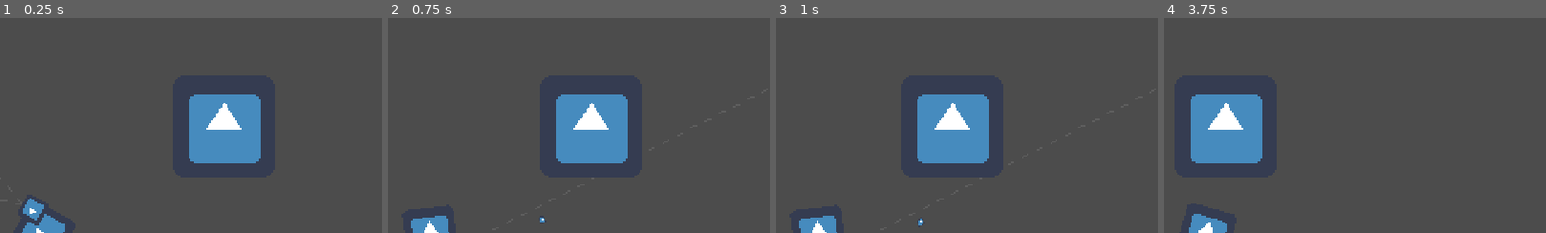
Above: before the commit, frames 1-4 (left to right).
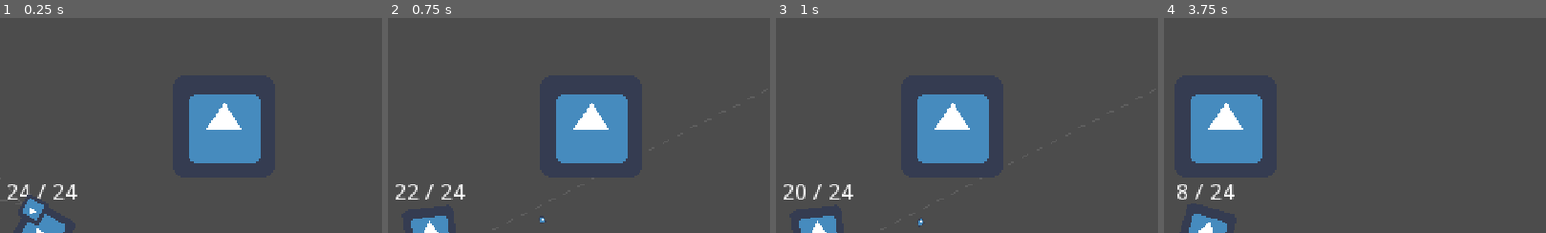
Above: after the commit, the same moments.

Repository: LennyPhoenix/GameOff2021
Game: Godot game, scene res://Prototyping.tscn
Two runs of this game, one before a commit and one after it. Both use one fixed random seed, a clock stepped at 60 frames per second and the inputs below. The engine's default icon, where the game draws it, is replaced by a stand-in: a white triangle on a blue panel in a dark square.
Inputs (mouse positions are % of the whole screen's width and height, from its top left):
- Up to frame 1 (0.25 s): no input
- Up to frame 2 (0.75 s): tap Enter at 0.5 s; move the mouse to (72, 45) at 0.52 s; press the mouse at (72, 45) at 0.53 s; hold D (right) from 0.53 s (still down)
- Up to frame 3 (1 s): keep holding D (right); right-click (72, 45) at 0.8 s
- Up to frame 4 (3.75 s): move the mouse to (30, 55) at 1.27 s; release D (right) at 1.28 s; release the mouse at (30, 55) at 1.28 s; hold S (down) 1.28-2.03 s; right-click (30, 55) at 1.35 s; click (30, 55) at 1.55 s; move the mouse to (60, 28) at 2.02 s; press the mouse at (60, 28) at 2.03 s; hold D (right) 2.03-2.78 s; right-click (60, 28) at 2.3 s; move the mouse to (45, 70) at 2.77 s; release the mouse at (45, 70) at 2.78 s; hold W (up) 2.78-3.53 s; right-click (45, 70) at 2.85 s; click (45, 70) at 3.05 s; move the mouse to (80, 65) at 3.52 s; press the mouse at (80, 65) at 3.53 s; hold A (left) from 3.53 s (still down)
The pictures show only the part of the screen within x 44-94%, y 0-50%; the shares and areas given below are measured in that part.

The runs differ from the first frame. In frame 1, 0.5% of the frame differs, in the area x 2-21%, y 77-85%; in frame 2, 0.5%; in frame 3, 0.5%; in frame 4, 0.4%.

Commit message:
:sparkles: Add reloading to Gun

Diff:
--- a/project.godot
+++ b/project.godot
@@ -107,6 +107,11 @@
 "events": [ Object(InputEventMouseButton,"resource_local_to_scene":false,"resource_name":"","device":0,"alt":false,"shi …(212 unchanged characters)…
  ]
 }
+reload={
+"deadzone": 0.5,
+"events": [ Object(InputEventKey,"resource_local_to_scene":false,"resource_name":"","device":0,"alt":false,"shift":false,"control":false,"meta":false,"command":false,"pressed":false,"scancode":82,"unicode":0,"echo":false,"script":null)
+ ]
+}
 
 [layer_names]
 
--- a/scenes/Gun.gd
+++ b/scenes/Gun.gd
@@ -1,22 +1,37 @@
 class_name Gun
 extends Node2D
 
+signal fired()
+signal reloaded()
+
+# Bullet
 export var bullet_scene: PackedScene = preload("res://scenes/Bullet.tscn")
+export var rounds_per_second := 8.0
+export var automatic := true
+# Timing
 export var aim_in_time := 0.3
 export var aim_out_time := 0.1
+export var reload_time := 1.2
+# Spread
 export var hip_spread := 40.0
 export var aiming_spread := 8.0
-export var automatic := true
-export var rounds_per_second := 8.0
+# Guides
 export var hip_guide_colour := Color(1.0, 1.0, 1.0, 0.1)
 export var aiming_guide_colour := Color(1.0, 1.0, 1.0, 0.4)
+# Magazine
+export var reload_per_round := false
+export var mag_size := 24
+export var reload_speed_modifier := 0.3
+export var reload_fade_time := 0.05
 
-onready var tween := $Tween
 onready var muzzle: Position2D = $Muzzle
 onready var top_guide: Node2D = $Muzzle/TopGuide
 onready var bottom_guide: Node2D = $Muzzle/BottomGuide
 
 var aiming_weight := 0.0
+var reloading_fade := 0.0
+var reloading := false
+onready var rounds: int = mag_size
 
 var _cooldown := 0.0
 
@@ -24,10 +39,22 @@
 func _process(delta: float) -> void:
 	var spread: float = lerp(hip_spread, aiming_spread, aiming_weight)
 	var guide_colour: Color = lerp(hip_guide_colour, aiming_guide_colour, aiming_weight)
+
+	var has_rounds: bool = (
+		not reloading
+		and (mag_size == 0 or rounds > 0)
+	)
 	var shooting: bool = (
-		Input.is_action_pressed("shoot") and automatic
+		Input.is_action_pressed("shoot")
 		or Input.is_action_just_pressed("shoot")
 	)
+
+	if reloading:
+		reloading_fade += delta / reload_fade_time
+	else:
+		reloading_fade -= delta / reload_fade_time
+	reloading_fade = clamp(reloading_fade, 0, 1)
+	guide_colour = lerp(guide_colour, Color(1.0, 1.0, 1.0, 0.0), reloading_fade)
 
 	_cooldown -= delta
 
@@ -37,11 +64,25 @@
 	bottom_guide.colour = guide_colour
 
 	if shooting and _cooldown <= 0:
-		var bullet: Bullet = bullet_scene.instance()
-		add_child(bullet)
-		bullet.fire(delta, muzzle.global_transform)
+		if has_rounds:
+			var bullet: Bullet = bullet_scene.instance()
+			add_child(bullet)
+			bullet.fire(delta, muzzle.global_transform)
 
-		var random_rot: float = rand_range(-spread / 2, spread / 2)
-		bullet.global_rotation_degrees += random_rot
+			var random_rot: float = rand_range(-spread / 2, spread / 2)
+			bullet.global_rotation_degrees += random_rot
 
-		_cooldown = 1 / rounds_per_second
+			rounds -= 1
+			_cooldown = 1 / rounds_per_second
+			emit_signal("fired")
+		else:
+			reload()
+
+
+func reload() -> void:
+	if not reloading and mag_size > 0 and rounds < mag_size:
+		reloading = true
+		yield(get_tree().create_timer(reload_time), "timeout")
+		rounds = mag_size
+		reloading = false
+		emit_signal("reloaded")
--- a/scenes/Gun.tscn
+++ b/scenes/Gun.tscn
@@ -6,8 +6,6 @@
 
 [node name="Gun" type="Node2D"]
 script = ExtResource( 2 )
-
-[node name="Tween" type="Tween" parent="."]
 
 [node name="Muzzle" type="Position2D" parent="."]
 position = Vector2( 8, 0 )
--- a/scenes/Player.gd
+++ b/scenes/Player.gd
@@ -11,6 +11,19 @@
 
 onready var rotate_group: Node2D = $Rotate
 onready var gun: Gun = $Rotate/Gun
+onready var mag_size: Label = $MagSize
+
+
+func _ready() -> void:
+	update_mag_size()
+
+
+func _on_Gun_fired() -> void:
+	update_mag_size()
+
+
+func _on_Gun_reloaded() -> void:
+	update_mag_size()
 
 
 func _process(_delta: float) -> void:
@@ -28,14 +41,20 @@
 	# Check for Aiming Input
 	sneaking = Input.is_action_pressed("sneak")
 
+	# Check for Reload
+	if Input.is_action_just_pressed("reload"):
+		gun.reload()
+
 
 func _physics_process(delta: float) -> void:
 	# Get Acceleration and Target Speed
 	var acc: float = (acceleration if input_vector else drag) * delta
 	var target_speed: float = move_speed
 
+	if gun.reloading:
+		target_speed *= gun.reload_speed_modifier
 	# Update Sneaking/Aiming
-	if sneaking:
+	elif sneaking:
 		target_speed *= sneaking_speed_multiplier
 		gun.aiming_weight += delta / gun.aim_in_time
 	else:
@@ -47,3 +66,7 @@
 
 	# Move the Body
 	velocity = move_and_slide(velocity)
+
+
+func update_mag_size() -> void:
+	mag_size.text = "%d / %d" % [gun.rounds, gun.mag_size]
--- a/scenes/Player.tscn
+++ b/scenes/Player.tscn
@@ -10,6 +10,17 @@
 [node name="Player" type="KinematicBody2D"]
 collision_layer = 2
 script = ExtResource( 1 )
+
+[node name="MagSize" type="Label" parent="."]
+margin_top = -32.0
+margin_bottom = -18.0
+grow_horizontal = 2
+grow_vertical = 2
+size_flags_horizontal = 4
+align = 2
+__meta__ = {
+"_edit_use_anchors_": false
+}
 
 [node name="Camera2D" type="Camera2D" parent="."]
 current = true
@@ -25,3 +36,6 @@
 
 [node name="CollisionShape2D" type="CollisionShape2D" parent="."]
 shape = SubResource( 1 )
+
+[connection signal="fired" from="Rotate/Gun" to="." method="_on_Gun_fired"]
+[connection signal="reloaded" from="Rotate/Gun" to="." method="_on_Gun_reloaded"]
